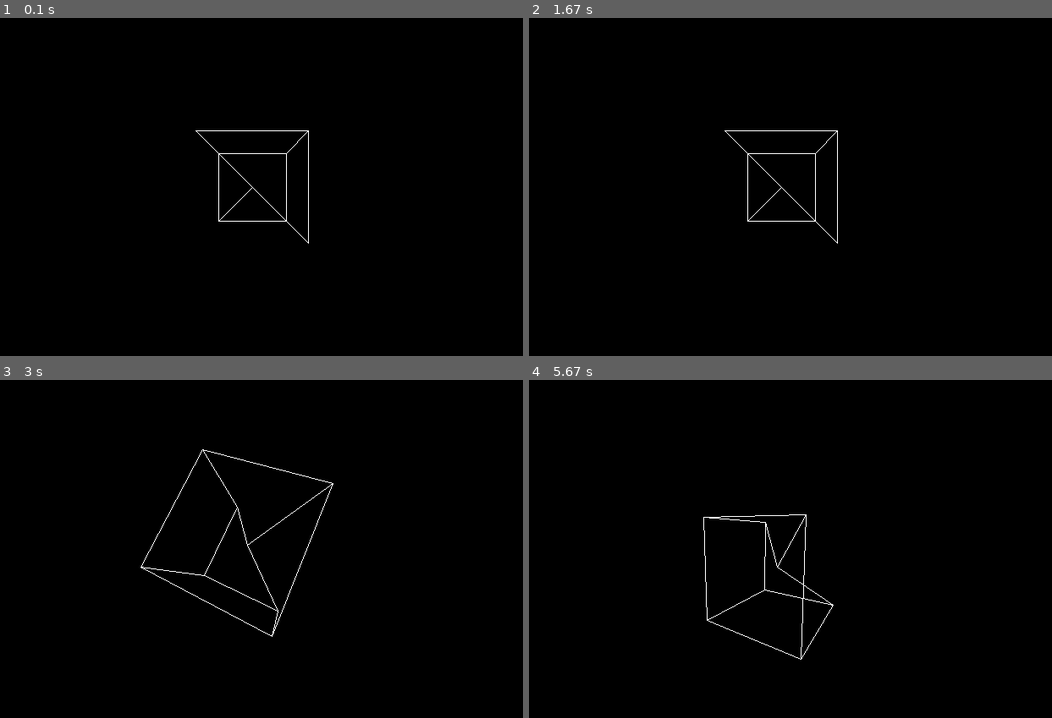
Above: before the commit, frames 1-4 (two rows, left to right).
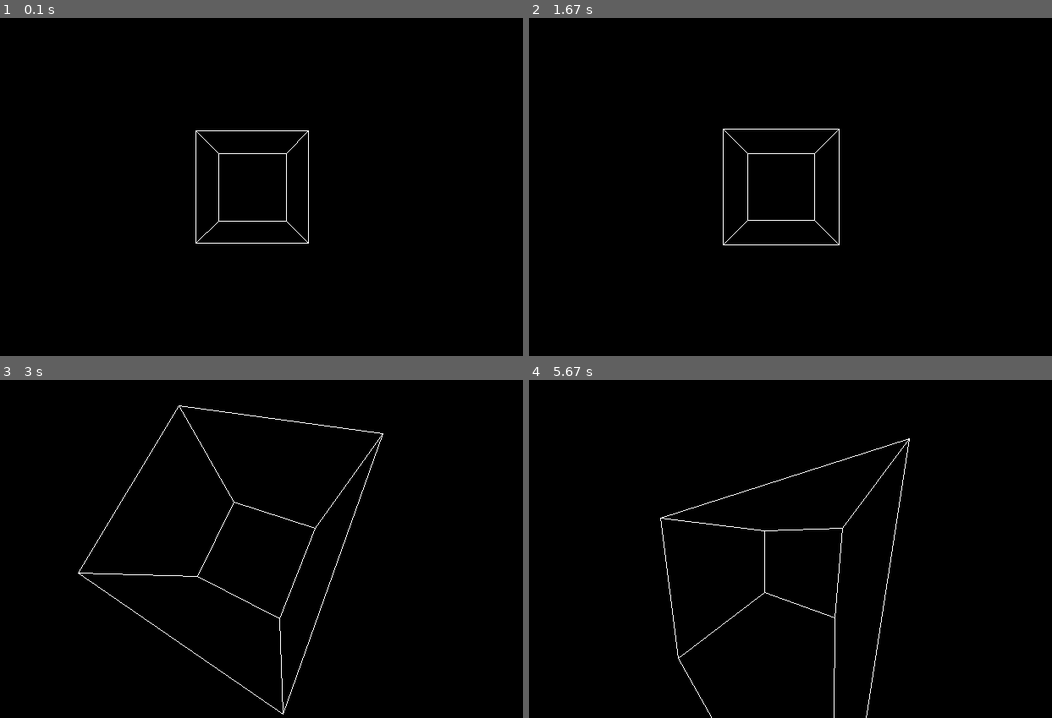
Above: after the commit, the same moments.

Repository: Brushfire-257/Pygame3DRenderer
Game: pygame game, started from main.py
The game is run twice, just before and just after one commit, with the same random seed, the same clock (stepped at 60 frames per second) and the same inputs.
Inputs:
- Up to frame 1 (0.1 s): no input
- Up to frame 2 (1.67 s): hold D 0.33-0.8 s; hold Right 0.33-0.8 s; hold Q 0.83-1.3 s; hold Right 0.83-1.3 s; hold D 0.83-1.3 s; tap J at 0.9, 1.2, 1.4 s; tap E at 0.98 s; hold R from 1.33 s (still down); hold Right from 1.33 s (still down); hold D from 1.33 s (still down); tap U at 1.48 s
- Up to frame 3 (3 s): tap J at 1.7, 1.9, 2.2, 2.4, 2.73 s; release R at 1.8 s; release Right at 1.8 s; release D at 1.8 s; hold Right 1.83-2.3 s; hold D 1.83-2.3 s; hold Up 2.33-2.63 s; hold W 2.33-2.63 s; tap E at 2.48 s; hold Right from 2.67 s (still down); hold D from 2.67 s (still down); tap U at 2.82 s
- Up to frame 4 (5.67 s): tap J at 3.03, 3.23, 3.53, 3.8, 4.13, 4.43, 4.57, 4.97, 5.27, 5.63 s; release Right at 3.13 s; release D at 3.13 s; hold Left 3.17-3.7 s; hold A 3.17-3.7 s; hold Down 3.73-4.03 s; hold S 3.73-4.03 s; tap E at 3.88, 5.05 s; hold Left 4.07-4.47 s; hold A 4.07-4.47 s; tap U at 4.22 s; hold Up 4.5-4.87 s; hold W 4.5-4.87 s; hold Right 4.9-5.53 s; hold D 4.9-5.53 s; hold Down from 5.57 s (still down); hold S from 5.57 s (still down)

The runs differ from the first frame. In frame 1, 0.2% of the frame differs, in the area x 37-59%, y 33-67%; in frame 2, 0.5%; in frame 3, 1.2%, in the area x 14-74%, y 7-99%; in frame 4, 1.1%.

Commit message:
Nothing Much

Diff:
--- a/main.py
+++ b/main.py
@@ -21,11 +21,14 @@
 
 def draw_3dline(surface, color, a, b, camera_distance):
     """Convert 3D coordinates to 2D with perspective projection and draw line."""
-    ax = (a[0] - CAMERA_X) / (1 - (a[2] - CAMERA_Z) / camera_distance) + surface.get_width() / 2
-    ay = (a[1] - CAMERA_Y) / (1 - (a[2] - CAMERA_Z) / camera_distance) + surface.get_height() / 2
-    bx = (b[0] - CAMERA_X) / (1 - (b[2] - CAMERA_Z) / camera_distance) + surface.get_width() / 2
-    by = (b[1] - CAMERA_Y) / (1 - (b[2] - CAMERA_Z) / camera_distance) + surface.get_height() / 2
-    pygame.draw.line(surface, color, (ax, ay), (bx, by))
+    try:
+        ax = (a[0] - CAMERA_X) / (1 - (a[2] - CAMERA_Z) / camera_distance) + surface.get_width() / 2
+        ay = (a[1] - CAMERA_Y) / (1 - (a[2] - CAMERA_Z) / camera_distance) + surface.get_height() / 2
+        bx = (b[0] - CAMERA_X) / (1 - (b[2] - CAMERA_Z) / camera_distance) + surface.get_width() / 2
+        by = (b[1] - CAMERA_Y) / (1 - (b[2] - CAMERA_Z) / camera_distance) + surface.get_height() / 2
+        pygame.draw.line(surface, color, (ax, ay), (bx, by))
+    except Exception:
+        pass
 
 def draw_shape(surface, color, shape):
     """Draw 3D shape."""
@@ -86,13 +89,13 @@
         obj[i] = rotate_3dpoint(obj[i], angle, axis, (CAMERA_X, CAMERA_Y, CAMERA_Z))
 
 def main():
-    global ORIGINX, ORIGINY, CAMERA_X, CAMERA_Y, CAMERA_Z
+    global ORIGINX, ORIGINY, CAMERA_X, CAMERA_Y, CAMERA_Z, CAMERA_FOCAL_DISTANCE
     pygame.init()
     screen = pygame.display.set_mode((640,400))
     # Move origin to center of screen
     ORIGINX = screen.get_width()/2
     ORIGINY = screen.get_height()/2
-    shape = [(0,0,0),  (50,50,50),  (50,-50,50),  (-50,-50,50),
+    shape = [(-50,50,50),  (50,50,50),  (50,-50,50),  (-50,-50,50),
             (-50,50,-50), (50,50,-50), (50,-50,-50), (-50,-50,-50)]
     while 1:
         draw_shape(screen, (255, 255, 255), shape)
@@ -105,17 +108,17 @@
 
         keys = pygame.key.get_pressed()
         if keys[pygame.K_d]:
-            CAMERA_X += 2
+            CAMERA_X += 3
         if keys[pygame.K_a]:
-            CAMERA_X -= 2
+            CAMERA_X -= 3
         if keys[pygame.K_w]:
-            CAMERA_Y -= 2 # Y is inverted...
+            CAMERA_Y -= 3 # Y is inverted...
         if keys[pygame.K_s]:
-            CAMERA_Y += 2
+            CAMERA_Y += 3
         if keys[pygame.K_e]:
-            CAMERA_Z += 2
+            CAMERA_Z += 3
         if keys[pygame.K_q]:
-            CAMERA_Z -= 2
+            CAMERA_Z -= 3
         if keys[pygame.K_n]:
             rotate_object(shape, 0.1, (0,0,1))
         if keys[pygame.K_m]:
@@ -128,8 +131,12 @@
             rotate_object(shape, 0.1, (1,0,0))
         if keys[pygame.K_DOWN]:
             rotate_object(shape, -0.1, (1,0,0))
+        if keys[pygame.K_u]:
+            CAMERA_FOCAL_DISTANCE += 3
+        if keys[pygame.K_j]:
+            CAMERA_FOCAL_DISTANCE -= 3
         if keys[pygame.K_r]: # Reset the shape positions
-            shape = [(0,0,0),  (50,50,50),  (50,-50,50),  (-50,-50,50),
+            shape = [(-50,50,50),  (50,50,50),  (50,-50,50),  (-50,-50,50),
             (-50,50,-50), (50,50,-50), (50,-50,-50), (-50,-50,-50)]
             CAMERA_X = 0
             CAMERA_Y = 0
